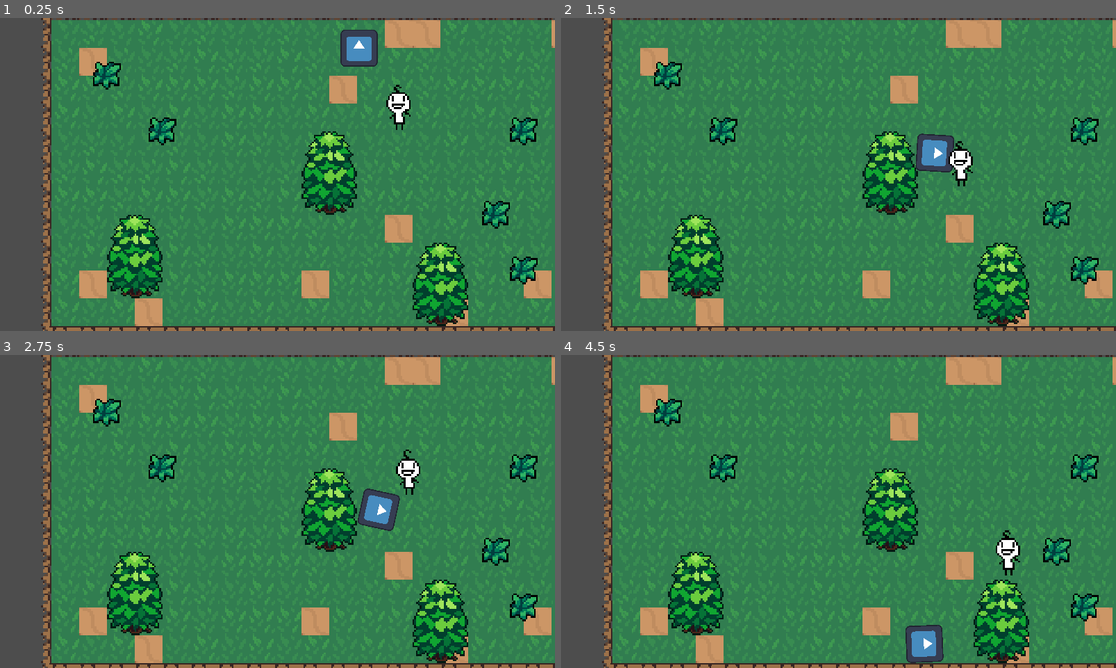
Above: before the commit, frames 1-4 (two rows, left to right).
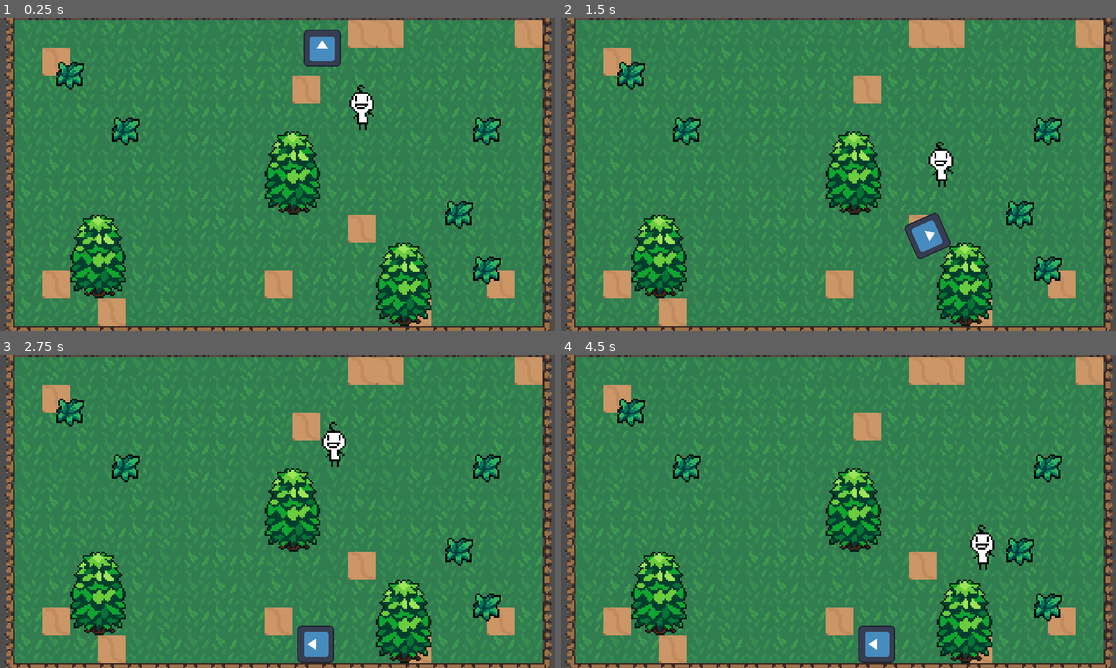
Above: after the commit, the same moments.

Repository: esp-ahz/demo
Game: Godot game, scene res://demo_map/demo_map.tscn
Two runs of this game, one before a commit and one after it. Both use one fixed random seed, a clock stepped at 60 frames per second and the inputs below. The engine's default icon, where the game draws it, is replaced by a stand-in: a white triangle on a blue panel in a dark square.
Inputs (mouse positions are in pixels of both pictures, inside the frame that each line leads up to):
- Up to frame 1 (0.25 s): no input
- Up to frame 2 (1.5 s): move the mouse to (960, 158) at 0.52 s; click (960, 158) at 0.67 s; move the mouse to (727, 190) at 1.27 s; click (727, 190) at 1.42 s
- Up to frame 3 (2.75 s): move the mouse to (333, 442) at 2.02 s; click (333, 442) at 2.17 s
- Up to frame 4 (4.5 s): move the mouse to (810, 574) at 2.77 s; click (810, 574) at 2.92 s; move the mouse to (1005, 558) at 3.52 s; click (1005, 558) at 3.67 s; move the mouse to (672, 464) at 4.27 s; click (672, 464) at 4.42 s

The runs differ from the first frame. In frame 1, 40% of the frame differs, in the area x 0-100%, y 0-100%; in frame 2, 40%; in frame 3, 40%; in frame 4, 40%.

Commit message:
code review

Diff:
--- a/demo_map/demo_map.tscn
+++ b/demo_map/demo_map.tscn
@@ -275,7 +275,7 @@
 layer_2/tile_data = PackedInt32Array()
 
 [node name="Camera2D" type="Camera2D" parent="."]
-position = Vector2(780, 533)
+position = Vector2(907, 533)
 
 [node name="RigidBody2D" type="RigidBody2D" parent="."]
 position = Vector2(1063, 69)
--- a/player_dummy/player_dummy.gd
+++ b/player_dummy/player_dummy.gd
@@ -1,20 +1,21 @@
 extends CharacterBody2D
 
 @onready var playerAni = $AnimatedSprite2D		#角色动画
-@export var speed = 400
+@export var speed = 500
 
 const SCALE = 96
 const POSITION_FIX_X = 48
 const POSITION_FIX_Y = 48
-var initPos = Vector2(12,3)
+const initPos = Vector2(12,3)
 var canMove = false
 var destination = Vector2(0, 0)
 
 # Called when the node enters the scene tree for the first time.
 func _ready():
-	initPos[0] = initPos[0] * SCALE + POSITION_FIX_X
-	initPos[1] = initPos[1] * SCALE + POSITION_FIX_Y
-	position = initPos
+	var dest = Vector2(0, 0)
+	dest[0] = initPos[0] * SCALE + POSITION_FIX_X
+	dest[1] = initPos[1] * SCALE + POSITION_FIX_Y
+	position = dest
 	pass # Replace with function body.
 
 
@@ -26,8 +27,8 @@
 
 func _input(event):
 	if event is InputEventMouseButton and event.button_index == MOUSE_BUTTON_LEFT and event.is_pressed():
-		destination[0] = floor(get_global_mouse_position()[0] / 96)
-		destination[1] = floor(get_global_mouse_position()[1] / 96)
+		destination[0] = floor(get_global_mouse_position()[0] / SCALE)
+		destination[1] = floor(get_global_mouse_position()[1] / SCALE)
 		canMove = true
 	pass
 
@@ -40,9 +41,10 @@
 		move_and_slide()
 	else:
 		position = dest
+		canMove = false
 	pass
 
-func normalAtack():
+func normalAttack():
 	pass
 
 func magic():
